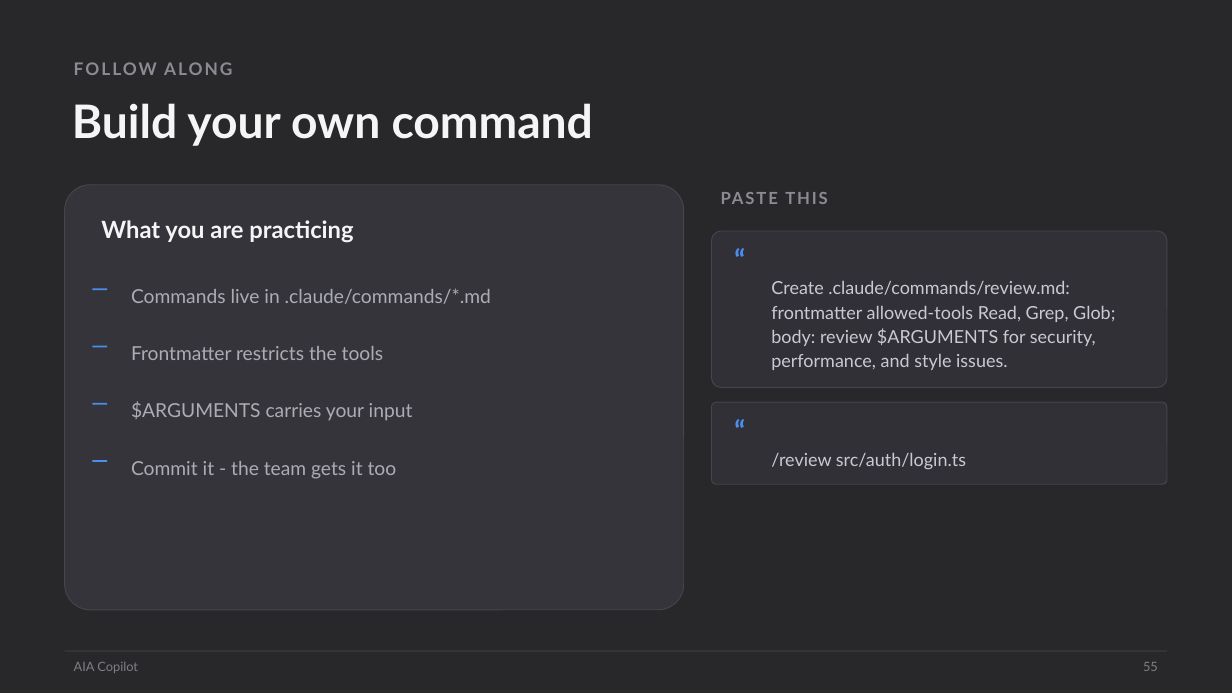
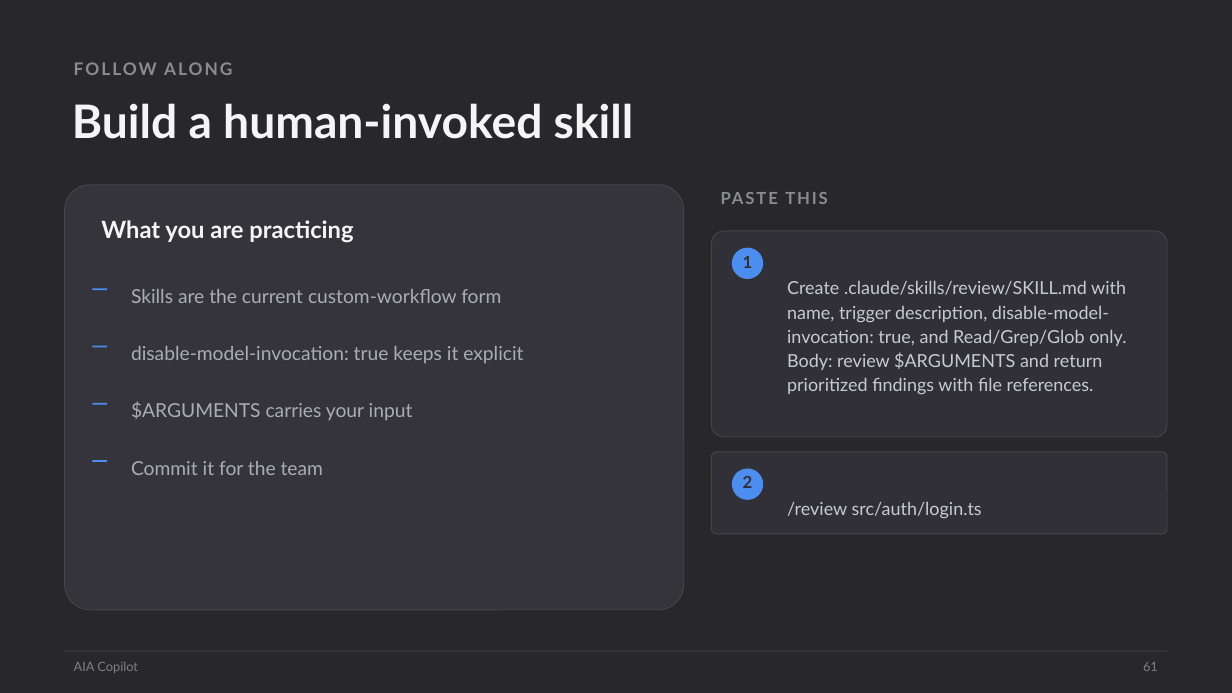
Before and after one commit to scottrhay/AIA-ClaudeCopilot, a slide deck: slide 61 of claude-code-3day/slides/Day1_Claude_Code_Fundamentals.pptx (slide 55 before the commit). Drawn at 1232x693 pixels with LibreOffice and Linux fonts; fonts in the diff are those of the drawing. Boxes give left, top, right and bottom in pixels: in the first picture for what was removed or moved away, otherwise in the second. Text is boxed around its words. In the diff, an @@ line names an element or a change of style, - is before the commit and + after.

```diff
--- a/claude-code-3day/slides/Day1_Claude_Code_Fundamentals.pptx
+++ b/claude-code-3day/slides/Day1_Claude_Code_Fundamentals.pptx
@@ text at <box>72,103,634,139</box>: text changed @@
-Build your own command
+Build a human-invoked skill
@@ rounded rectangle: place and size @@
-rounded rectangle at <box>712,231,1167,387</box>
+rounded rectangle at <box>712,231,1167,437</box>
@@ text in ellipse at <box>732,248,763,279</box>: text removed @@
-“
@@ ellipse: place and size @@
-ellipse at <box>726,238,753,265</box>
+ellipse at <box>732,248,763,279</box>
@@ ellipse at <box>732,248,763,279</box>: fill none to #4C8DF0 @@
@@ text added at <box>743,256,753,268</box>, 13 pt, text #303036, bold @@
+1
@@ text at <box>131,289,501,303</box>: text changed @@
-Commands live in .claude/commands/*.md
+Skills are the current custom-workflow form
@@ text at <box>787,281,1126,394</box>: text changed @@
-Create .claude/commands/review.md: frontmatter allowed-tools Read, Grep, Glob; body: review $ARGUMENTS for security, performance, and style issues.
+Create .claude/skills/review/SKILL.md with name, trigger description, disable-model-invocation: true, and Read/Grep/Glob only. Body: review $ARGUMENTS and return prioritized findings with file references.
@@ text at <box>131,346,523,363</box>: text changed @@
-Frontmatter restricts the tools
+disable-model-invocation: true keeps it explicit
@@ text removed at <box>726,409,753,436</box> @@
-“
@@ text at <box>131,461,323,475</box>: text changed @@
-Commit it - the team gets it too
+Commit it for the team
@@ rounded rectangle: place and size @@
-rounded rectangle at <box>712,402,1167,484</box>
+rounded rectangle at <box>712,452,1167,534</box>
@@ ellipse added at <box>732,469,763,500</box>, fill #4C8DF0 @@
@@ text added at <box>743,476,753,488</box>, 13 pt, text #303036, bold @@
+2
@@ text "/review src/auth/login.ts": place and size @@
-text "/review src/auth/login.ts" at <box>771,453,966,469</box>
+text "/review src/auth/login.ts" at <box>787,502,982,518</box>
@@ text at <box>1143,662,1158,671</box>: text changed @@
-55
+61
```
Also in this commit, not shown: 63 other slides changed, 11 slides added, 3 slides removed, 15 other files.
